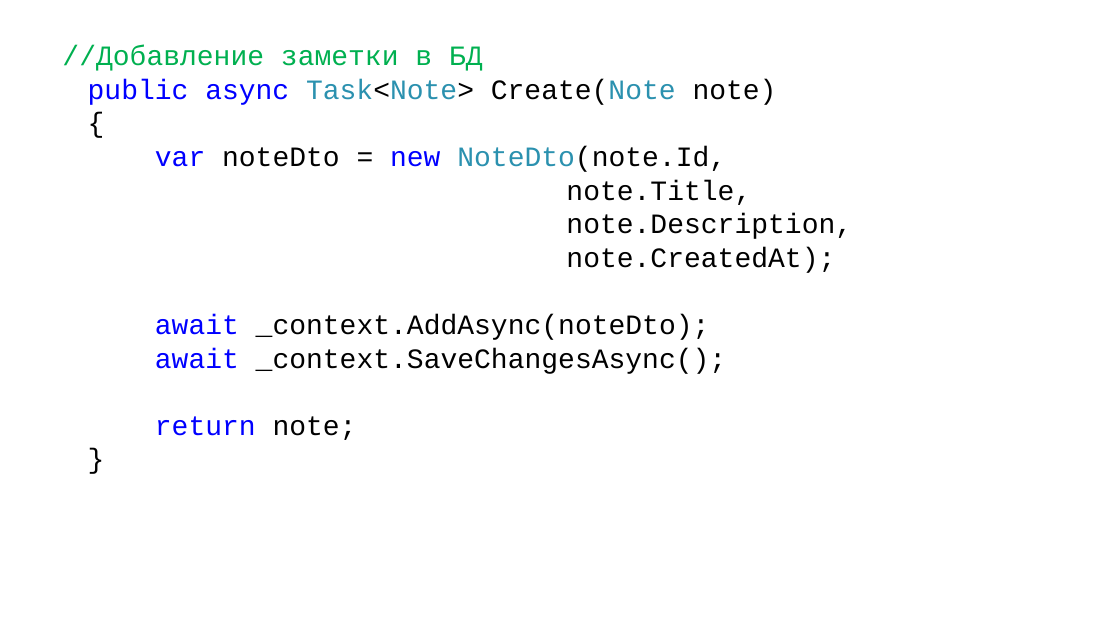
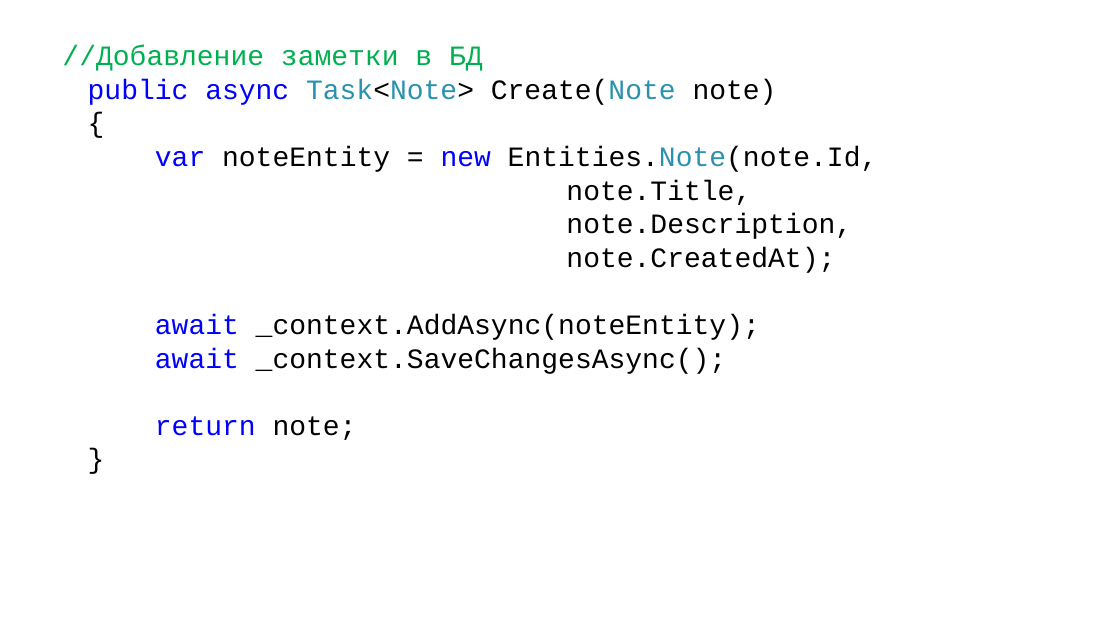
Before and after one commit to DaniilKlyukin/OOP-4, a slide deck: slide 32 of Лекции/ООП 1 лек 6.pptx (slide 28 before the commit). Drawn at 1120x630 pixels with LibreOffice and Linux fonts; fonts in the diff are those of the drawing. Boxes give left, top, right and bottom in pixels: in the first picture for what was removed or moved away, otherwise in the second. Text is boxed around its words. In the diff, an @@ line names an element or a change of style, - is before the commit and + after.

```diff
--- a/Лекции/ООП 1 лек 6.pptx
+++ b/Лекции/ООП 1 лек 6.pptx
@@ text at box(155, 146, 878, 172): text changed @@
-var noteDto = new NoteDto(note.Id,
+var noteEntity = new Entities.Note(note.Id,
@@ text at box(155, 314, 760, 340): text changed @@
-await _context.AddAsync(noteDto);
+await _context.AddAsync(noteEntity);
```
Also in this commit, not shown: 8 other slides changed, 5 slides added, 1 slide removed.
